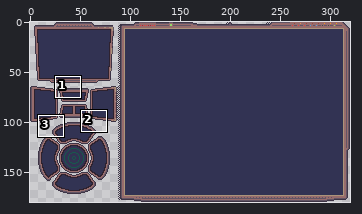
One commit to this sprite sheet: assets/textures/gameplay-bg.png. Above: a wide view before the commit, with the close-up outlined.
Close-up. Before:
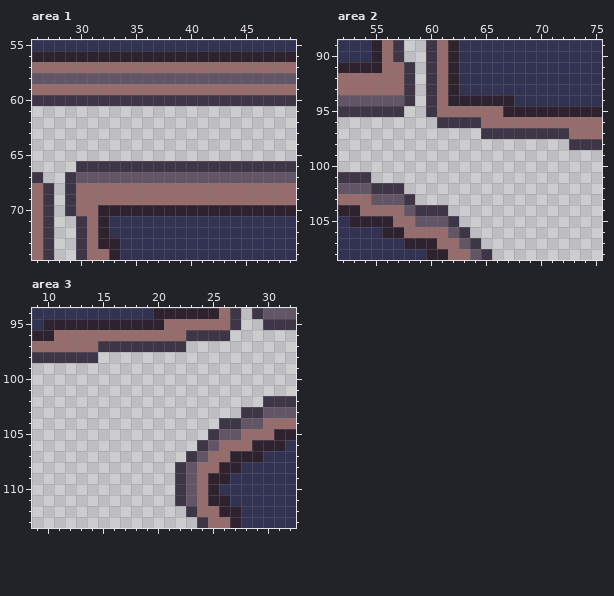
The file is 320x180 pixels. Shown: area 1: x 26..49, y 55..74; area 2: x 52..75, y 89..108; area 3: x 9..32, y 94..113. The commit also changed other parts of the picture, which this record leaves out.
And afterwards:
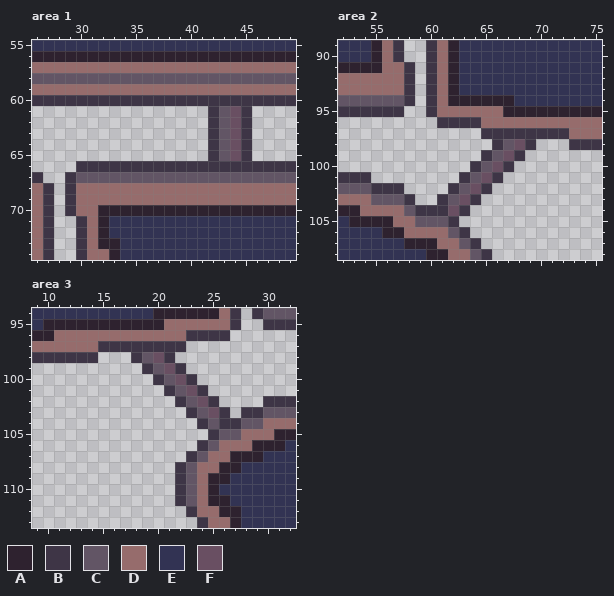
Palette (. is transparent): A #2e222f  B #3e3546  C #625565  D #966c6c  E #323353  F #694f62
From old to new:
--- area 1
@@ x 40..47 @@
 60 BBBBBBBB
-61 ........
-62 ........
-63 ........
-64 ........
-65 ........
+61 ..BCFB..
+62 ..BCFB..
+63 ..BCFB..
+64 ..BCFB..
+65 ..BCFB..
 66 BBBBBBBB
--- area 2
@@ x 59..71 @@
  97 ......BBBBBBB
- 98 .............
- 99 .............
-100 .............
-101 .............
-102 .............
-103 .............
-104 BBB..........
+ 98 .......BCFB..
+ 99 ......BCFB...
+100 .....BCFB....
+101 ....BCFB.....
+102 ...BCFB......
+103 ..BCFB.......
+104 BBBFB........
 105 CCCB.........
--- area 3
@@ x 16..28 @@
  97 BBBBBBB......
- 98 .............
- 99 .............
-100 .............
-101 .............
-102 .............
-103 ............B
-104 ..........BBC
+ 98 ..BCFB.......
+ 99 ...BCFB......
+100 ....BCFB.....
+101 .....BCFB....
+102 ......BCFB...
+103 .......BCFB.B
+104 ........BCBBC
 105 .........BCCD
Boxes around the changes in both close-ups, in picture pixels (x1, y1, x2, y2):
added: (208, 106, 252, 161)
added: (437, 139, 536, 216)
added: (131, 352, 230, 429)
